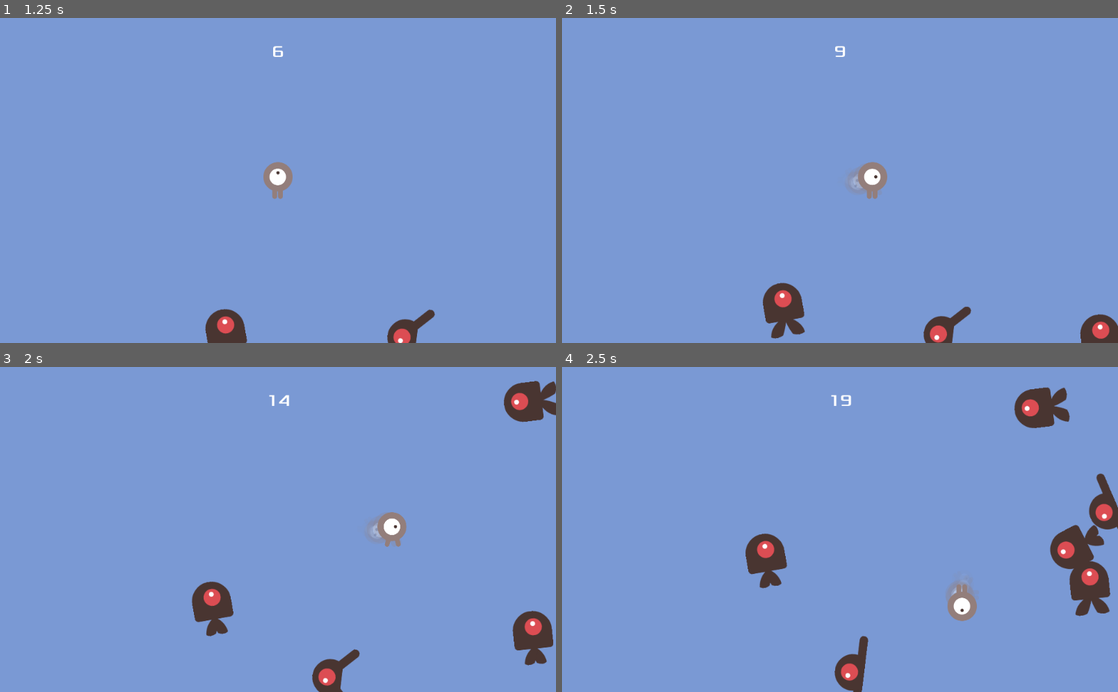
Above: before the commit, frames 1-4 (two rows, left to right).
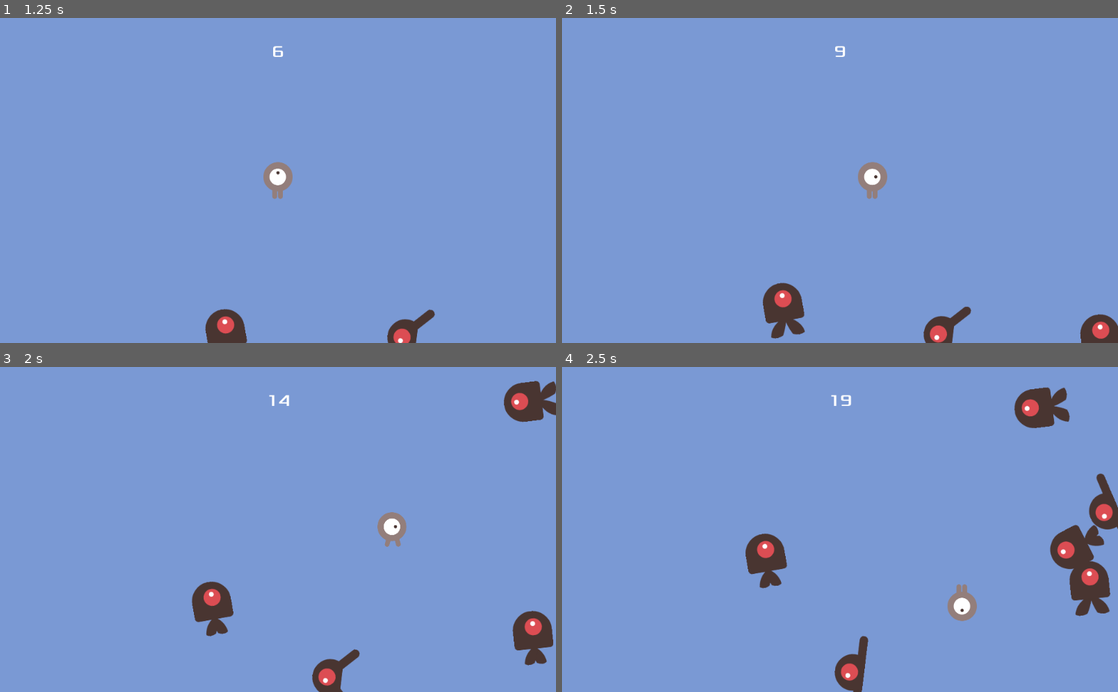
Above: after the commit, the same moments.

Repository: theodoreguillet/DodgeTheCreeps
Game: Godot game, scene res://Main.tscn
The game is run twice, just before and just after one commit, with the same random seed, the same clock (stepped at 60 frames per second) and the same inputs.
Inputs:
- Up to frame 1 (1.25 s): click "Start The Game" at 0.5 s
- Up to frame 2 (1.5 s): hold Right from 1.28 s (still down)
- Up to frame 3 (2 s): keep holding Right
- Up to frame 4 (2.5 s): release Right at 2.03 s; hold Down from 2.03 s (still down)

Frame 1 is identical in both runs. In frame 2, 0.1% of the frame differs, in the area x 51-55%, y 45-54%; in frame 3, 0.1%, in the area x 66-70%, y 45-54%; in frame 4, 0.1%.

Commit message:
Suppressing Particles2D causing bug on chrome

Diff:
--- a/Player.gd
+++ b/Player.gd
@@ -59,7 +59,8 @@
 		$AnimatedSprite.animation = "droite" if velocity.x != 0 else "haut"
 		$AnimatedSprite.flip_h = velocity.x < 0
 		$AnimatedSprite.flip_v = velocity.y > 0
-		$Particles2D.emitting = true
+		$Particles2D.emitting = false
+		# $Particles2D.emitting = true
 	else :
 		$Particles2D.emitting = false
 
Not shown, changed: Export_html/DodgeTheCreeps.pck
